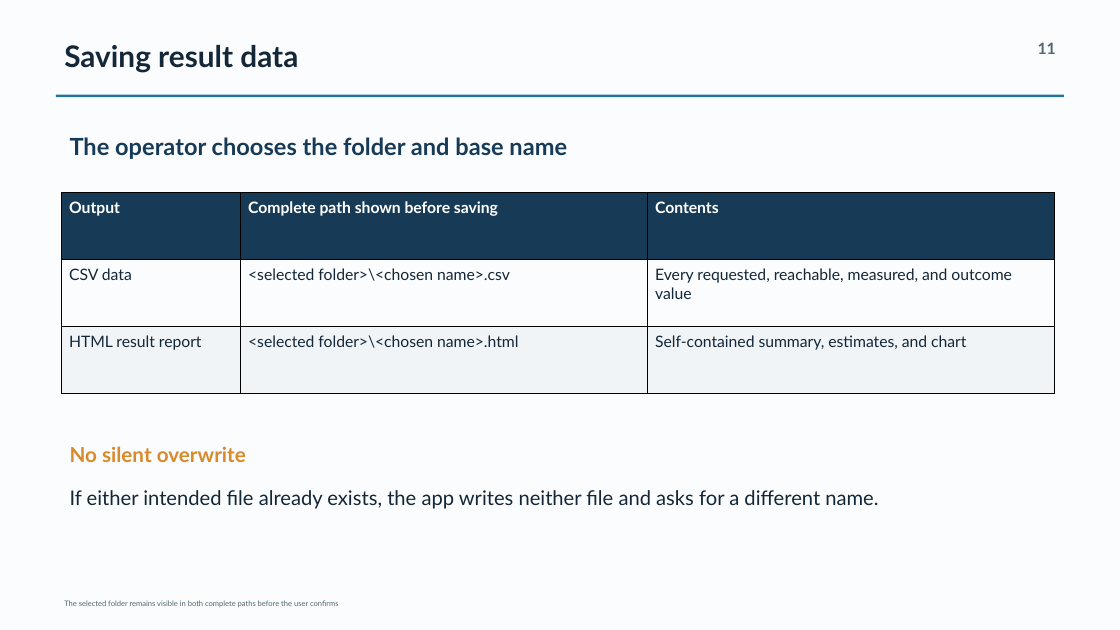
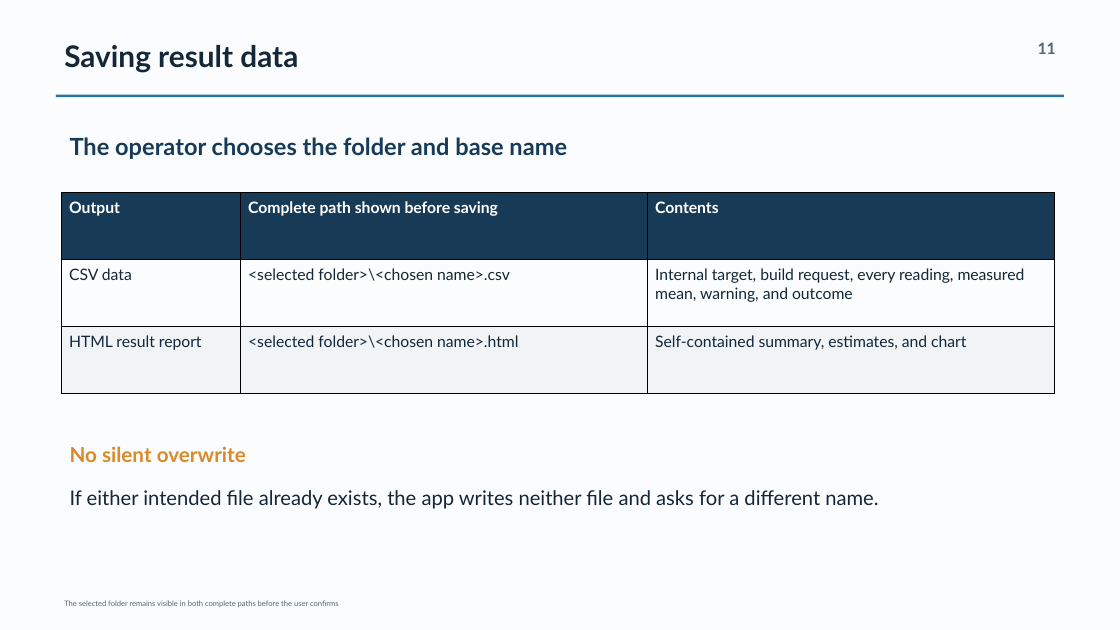
Before and after one commit to xCloudy75z/CHATGPT-Neyer, a slide deck: slide 11 of delivery/Neyer_Gap_Test_v1_9_Presentation.pptx. Drawn at 1120x630 pixels with LibreOffice and Linux fonts; fonts in the diff are those of the drawing. Boxes give left, top, right and bottom in pixels: in the first picture for what was removed or moved away, otherwise in the second. Text is boxed around its words. In the diff, an @@ line names an element or a change of style, - is before the commit and + after.

```diff
--- a/delivery/Neyer_Gap_Test_v1_9_Presentation.pptx
+++ b/delivery/Neyer_Gap_Test_v1_9_Presentation.pptx
@@ table at (61,192,1055,394) @@
-row 2, column 3: Every requested, reachable, measured, and outcome value
+row 2, column 3: Internal target, build request, every reading, measured mean, warning, and outcome
```
Also in this commit, not shown: 6 other slides changed, 27 other files.
